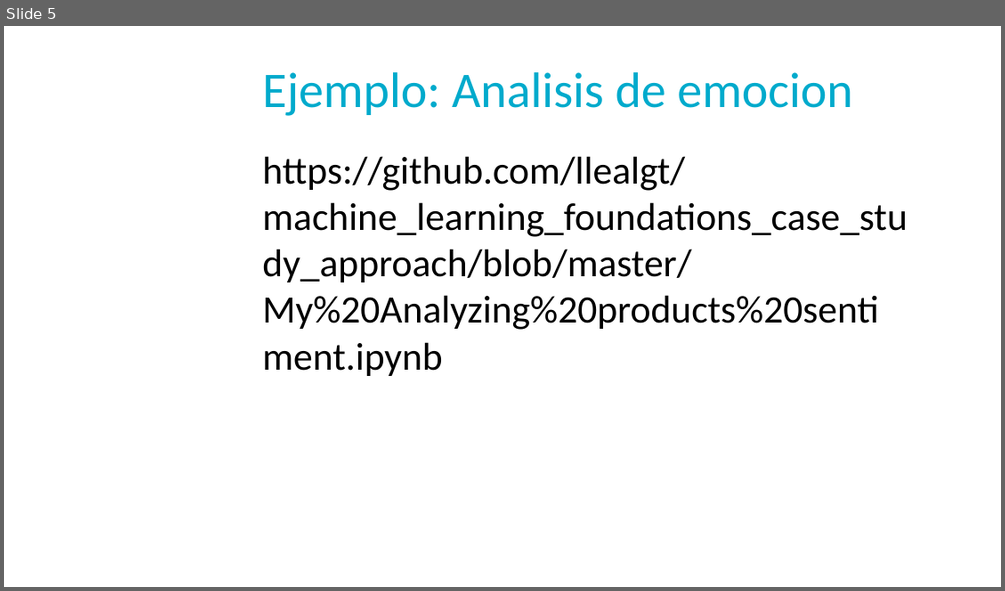
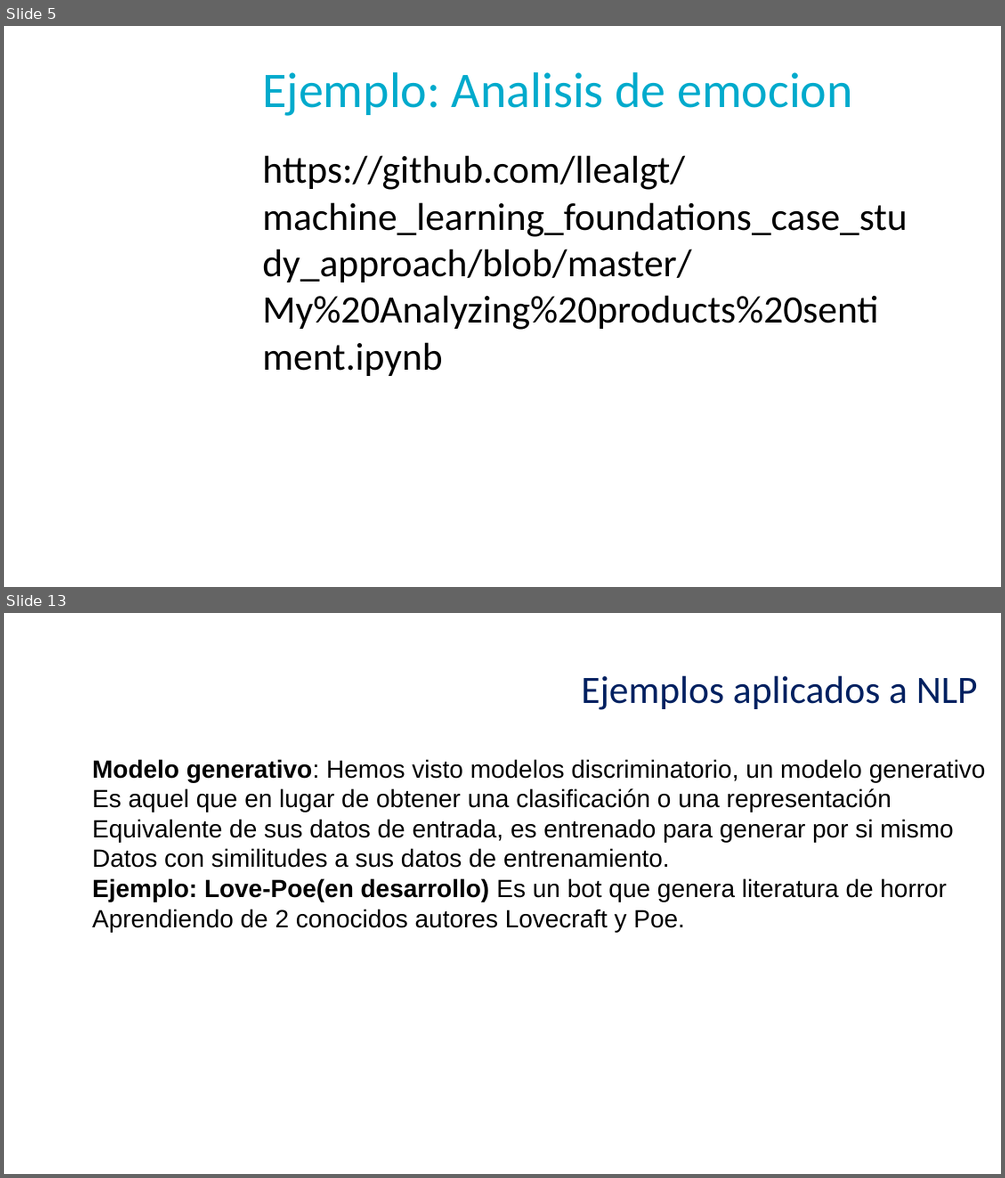
Before and after one commit to llealgt/Presentacion_UVG_Semana_de_a_tecnologia_2017, a slide deck: UVG_NLP_Presentation.pptx. Shown one above the other, each under a label of ours: slide 5 before the commit, slides 5 and 13 after it; the slides between them are not shown. The pictures are 1005x591 and 1005x1178 pixels, drawn with LibreOffice and Linux fonts; fonts in the diff are those of the drawing; background and template pictures are left out. Boxes give left, top, right and bottom in pixels: in the first picture for what was removed or moved away, otherwise in the second. Text is boxed around its words. In the diff, an @@ line names an element or a change of style, - is before the commit and + after.

```diff
--- a/UVG_NLP_Presentation.pptx
+++ b/UVG_NLP_Presentation.pptx
@@ slide 13 added at bbox=[4, 613, 1001, 1174], background picture (left out) @@
@@ text added at bbox=[581, 675, 978, 710], 28 pt, text #002060 @@
+Ejemplos aplicados a NLP
@@ text added at bbox=[92, 759, 986, 932], 18 pt, text #000000 @@
+Modelo generativo: Hemos visto modelos discriminatorio, un modelo generativo
+Es aquel que en lugar de obtener una clasificación o una representación
+Equivalente de sus datos de entrada, es entrenado para generar por si mismo
+Datos con similitudes a sus datos de entrenamiento.
+Ejemplo: Love-Poe(en desarrollo) Es un bot que genera literatura de horror
+Aprendiendo de 2 conocidos autores Lovecraft y Poe.
```
Also in this commit, not shown: 2 slides changed, 10 other slides added, 3 slides removed.
